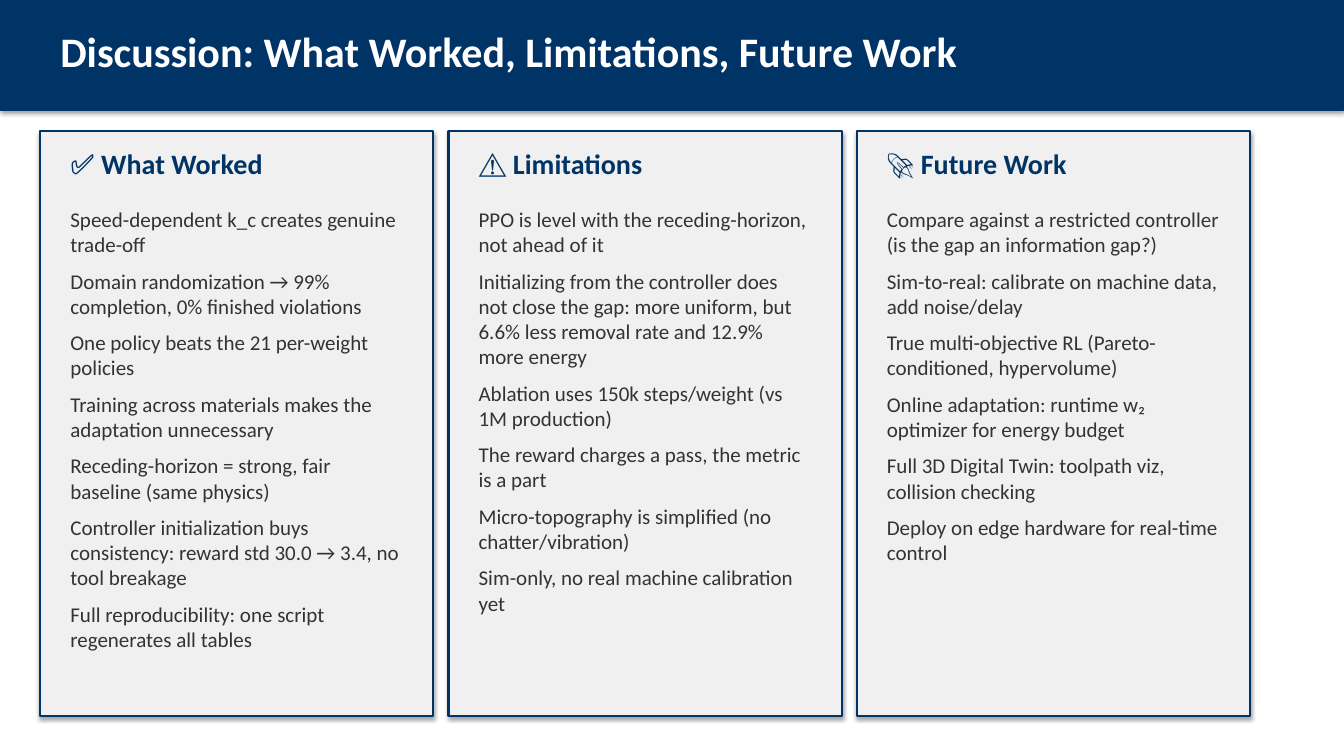
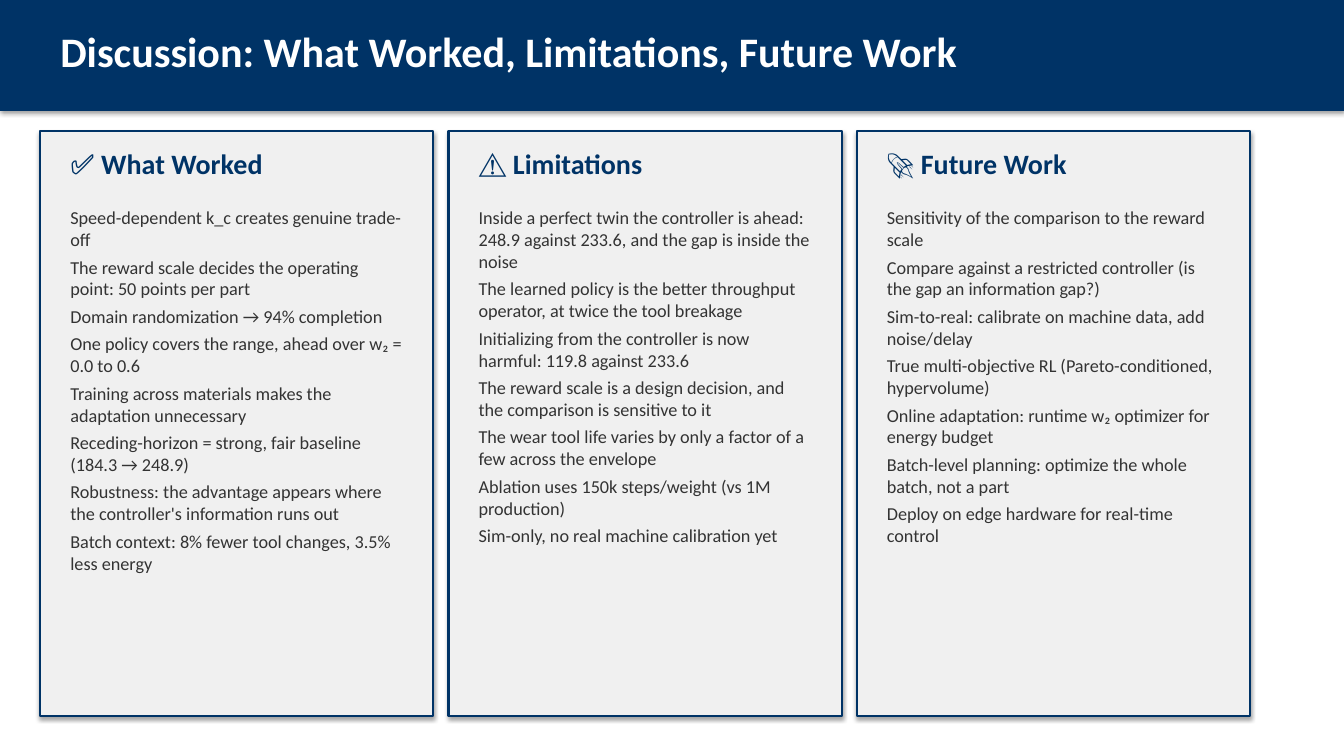
Before and after one commit to AbhinandIITM/AI-in-Mfg, a slide deck: slide 22 of report/presentation.pptx (slide 20 before the commit). Drawn at 1344x756 pixels with LibreOffice and Linux fonts; fonts in the diff are those of the drawing. Boxes give left, top, right and bottom in pixels: in the first picture for what was removed or moved away, otherwise in the second. Text is boxed around its words. In the diff, an @@ line names an element or a change of style, - is before the commit and + after.

Commit message:
docs: the new results, the three fixes and the two new experiments
The documentation is rebuilt around what the work now measures. The reward
scales, the wear calibration and the strengthened classical controller are
described with their reasons, and the three regimes of the robustness
experiment are the central result: inside a perfect digital twin the
controller still wins the reward by a margin inside the noise, the learned
policy is the better throughput operator, and the advantage appears where
the controller's information advantage disappears.

Two claims reversed and are stated as reversals: one policy against 21
per-weight policies is now 1.4% to 5.6% ahead over the lower weights and
behind at the two heaviest, and the controller initialization is now actively
harmful, because the clone starts the policy at the conservative operating
point that the corrected reward punishes.

The report is 33 pages with 8 figures, the deck 28 frames, the PowerPoint
file 25 slides, and all three are rebuilt from the artifacts.

```diff
--- a/report/presentation.pptx
+++ b/report/presentation.pptx
@@ text at [70,211,401,425]: size 15 to 13 pt in "Speed-dependent k_c creates genuine trade-off", "Training across materials makes the adaptation unnecessary"; less space between paragraphs @@
@@ text at [479,211,810,468]: text changed; size 15 to 13 pt @@
-PPO is level with the receding-horizon, not ahead of it
-Initializing from the controller does not close the gap: more uniform, but 6.6% less removal rate and 12.9% more energy
+Inside a perfect twin the controller is ahead: 248.9 against 233.6, and the gap is inside the noise
+The learned policy is the better throughput operator, at twice the tool breakage
+Initializing from the controller is now harmful: 119.8 against 233.6
+The reward scale is a design decision, and the comparison is sensitive to it
+The wear tool life varies by only a factor of a few across the envelope
@@ text at [887,211,1205,246]: paragraph added @@
+Sensitivity of the comparison to the reward scale
@@ text at [70,261,388,372]: text changed; size 15 to 13 pt @@
-Domain randomization → 99% completion, 0% finished violations
-One policy beats the 21 per-weight policies
+The reward scale decides the operating point: 50 points per part
+Domain randomization → 94% completion
+One policy covers the range, ahead over w₂ = 0.0 to 0.6
@@ text at [887,261,1212,542]: size 15 to 13 pt in "Compare against a restricted controller (is the ...", "Sim-to-real: calibrate on machine data, add noise/delay", "True multi-objective RL (Pareto-conditioned, hypervolume)", "Online adaptation: runtime w₂ optimizer for energy ..." and 1 more places; less space between paragraphs @@
@@ text at [70,436,391,573]: text changed; size 15 to 13 pt @@
-Receding-horizon = strong, fair baseline (same physics)
-Controller initialization buys consistency: reward std 30.0 → 3.4, no tool breakage
-Full reproducibility: one script regenerates all tables
+Receding-horizon = strong, fair baseline (184.3 → 248.9)
+Robustness: the advantage appears where the controller's information runs out
+Batch context: 8% fewer tool changes, 3.5% less energy
@@ text at [479,447,800,552]: paragraphs removed @@
-The reward charges a pass, the metric is a part
-Micro-topography is simplified (no chatter/vibration)
@@ text at [887,458,1187,496]: text changed; size 15 to 13 pt @@
-Full 3D Digital Twin: toolpath viz, collision checking
+Batch-level planning: optimize the whole batch, not a part
@@ text at [479,480,778,545]: size 15 to 13 pt in "Ablation uses 150k steps/weight (vs 1M production)", "Sim-only, no real machine calibration yet"; less space between paragraphs @@
```
Also in this commit, not shown: 18 other slides changed, 2 slides added, 9 other files.
